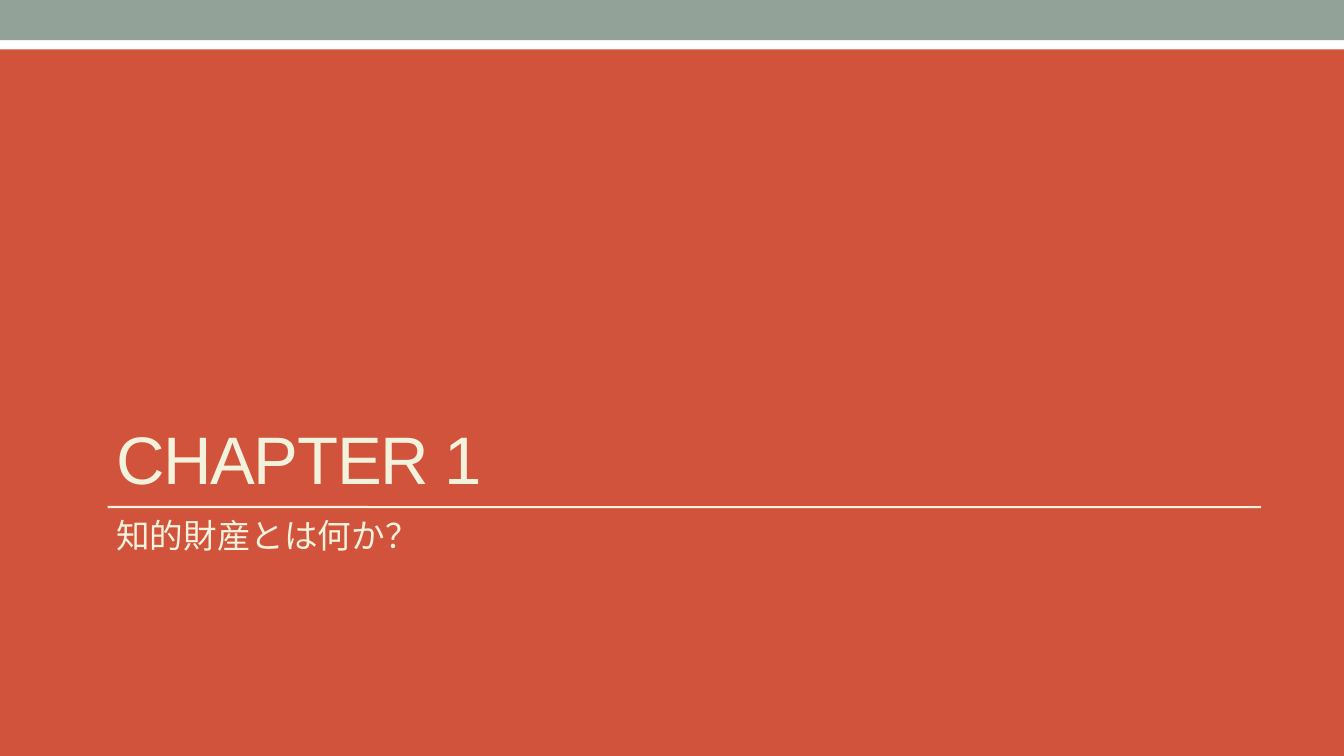
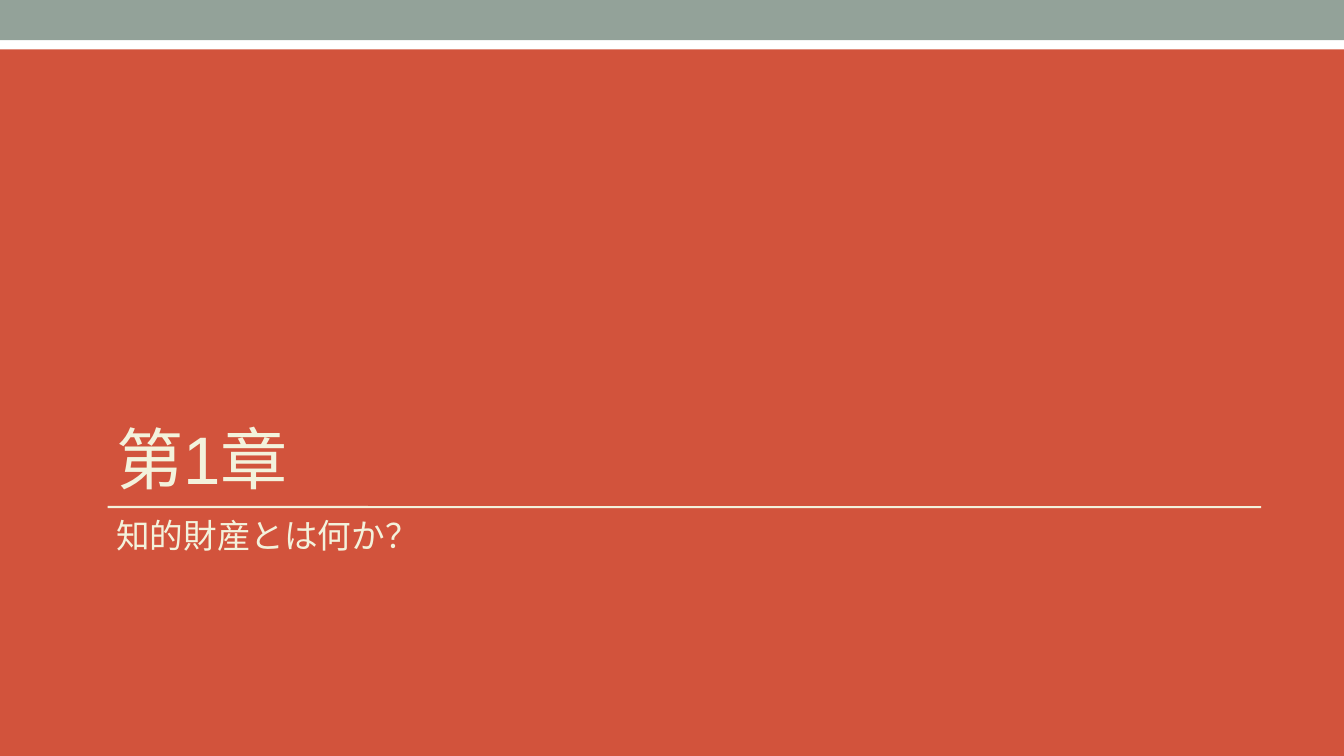
Before and after one commit to OpenChain-Project/Curriculum-Translation-JP, a slide deck: slide 4 of target/openchain-curriculum-release-2.pptx. Drawn at 1344x756 pixels with LibreOffice and Linux fonts; fonts in the diff are those of the drawing. Boxes give left, top, right and bottom in pixels: in the first picture for what was removed or moved away, otherwise in the second. Text is boxed around its words. In the diff, an @@ line names an element or a change of style, - is before the commit and + after.

```diff
--- a/target/openchain-curriculum-release-2.pptx
+++ b/target/openchain-curriculum-release-2.pptx
@@ title at bbox=[116, 427, 288, 490]: text changed @@
-CHAPTER 1
+第1章
```
Also in this commit, not shown: 4 other slides changed, 8 other files.
